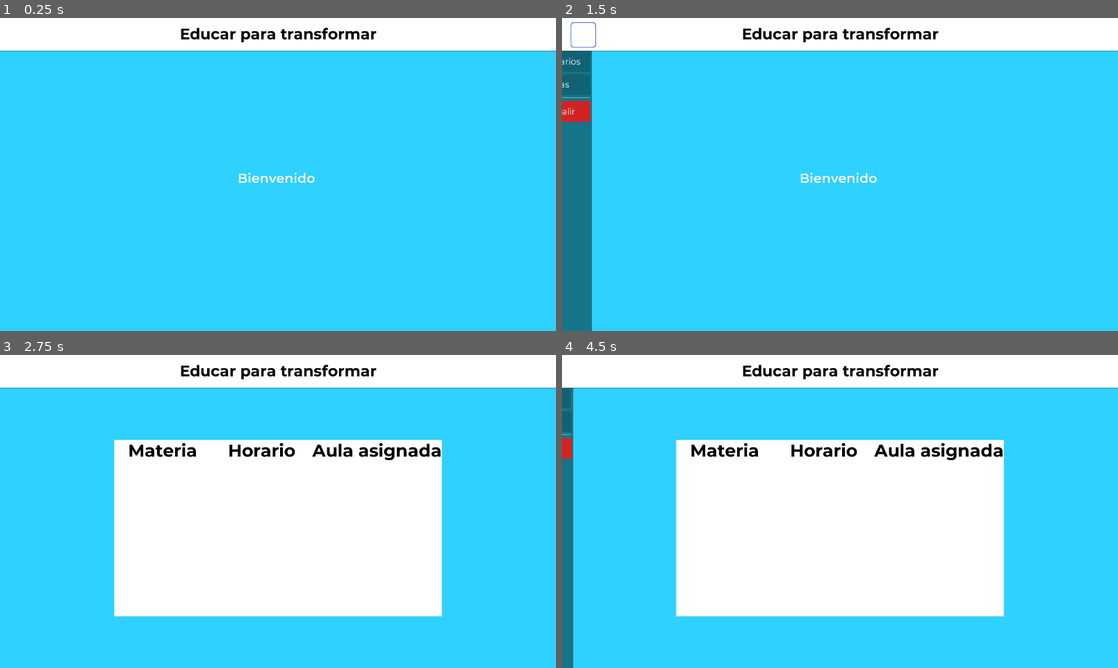
Above: before the commit, frames 1-4 (two rows, left to right).
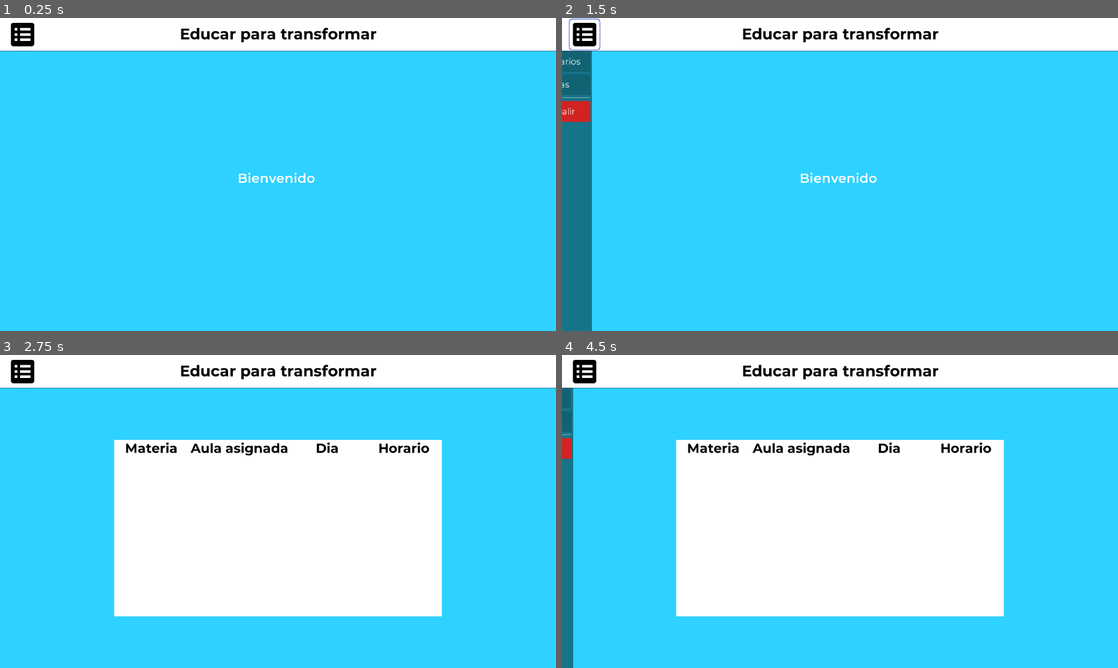
Above: after the commit, the same moments.

Repository: Matias-Barboza/DesktopAppEducarParaTransformar
Game: Godot game, scene res://Pantallas/PantallaEstudiante.tscn
Same seed, same stepped clock (60 frames per second), same inputs: the game is played once before the commit and once after it. This scene is started directly instead of the project's main scene.
Inputs (mouse positions are in pixels of both pictures, inside the frame that each line leads up to):
- Up to frame 1 (0.25 s): no input
- Up to frame 2 (1.5 s): tap Enter at 0.5 s; move the mouse to (840, 190) at 0.52 s; hold Q (abc123) 0.53-1.25 s; click (840, 190) at 0.67 s; click (584, 33) at 1.25 s
- Up to frame 3 (2.75 s): click "Horarios" at 2 s
- Up to frame 4 (4.5 s): tap Space at 2.75, 4.25 s; move the mouse to (840, 527) at 2.77 s; click (840, 527) at 2.85 s; tap Enter at 3.5 s; move the mouse to (895, 442) at 3.52 s; hold Q (abc123) 3.53-4.28 s; click (895, 442) at 3.67 s; move the mouse to (812, 574) at 4.27 s; click (812, 574) at 4.35 s

The runs differ from the first frame. In frame 1, 0.3% of the frame differs, in the area x 1-7%, y 1-10%; in frame 2, 0.4%; in frame 3, 1.6%, in the area x 1-80%, y 1-34%; in frame 4, 1.6%.

Commit message:
Horarios Estudiantes

Diff:
--- a/Contenedores/Tablas/FilaHorario.tscn
+++ b/Contenedores/Tablas/FilaHorario.tscn
@@ -24,7 +24,7 @@
 margin_bottom = 26.0
 
 [node name="1" type="Label" parent="VBoxContainer/HBoxContainer"]
-margin_right = 636.0
+margin_right = 476.0
 margin_bottom = 26.0
 size_flags_horizontal = 3
 custom_colors/font_color = Color( 0, 0, 0, 1 )
@@ -33,8 +33,28 @@
 text = "Materia"
 
 [node name="2" type="Label" parent="VBoxContainer/HBoxContainer"]
-margin_left = 640.0
-margin_right = 1276.0
+margin_left = 480.0
+margin_right = 956.0
+margin_bottom = 26.0
+size_flags_horizontal = 3
+custom_colors/font_color = Color( 0, 0, 0, 1 )
+custom_fonts/font = SubResource( 1 )
+custom_styles/normal = SubResource( 2 )
+text = "Aula asignada"
+
+[node name="3" type="Label" parent="VBoxContainer/HBoxContainer"]
+margin_left = 960.0
+margin_right = 1436.0
+margin_bottom = 26.0
+size_flags_horizontal = 3
+custom_colors/font_color = Color( 0, 0, 0, 1 )
+custom_fonts/font = SubResource( 1 )
+custom_styles/normal = SubResource( 2 )
+text = "Dia"
+
+[node name="4" type="Label" parent="VBoxContainer/HBoxContainer"]
+margin_left = 1440.0
+margin_right = 1917.0
 margin_bottom = 26.0
 size_flags_horizontal = 3
 custom_colors/font_color = Color( 0, 0, 0, 1 )
@@ -42,16 +62,6 @@
 custom_styles/normal = SubResource( 2 )
 text = "Horario"
 
-[node name="3" type="Label" parent="VBoxContainer/HBoxContainer"]
-margin_left = 1280.0
-margin_right = 1917.0
-margin_bottom = 26.0
-size_flags_horizontal = 3
-custom_colors/font_color = Color( 0, 0, 0, 1 )
-custom_fonts/font = SubResource( 1 )
-custom_styles/normal = SubResource( 2 )
-text = "Aula asignada"
-
 [node name="HSeparator" type="HSeparator" parent="VBoxContainer"]
 margin_top = 30.0
 margin_right = 1917.0
--- a/Contenedores/Tablas/TablaHorarios.tscn
+++ b/Contenedores/Tablas/TablaHorarios.tscn
@@ -7,7 +7,7 @@
 bg_color = Color( 1, 1, 1, 1 )
 
 [sub_resource type="DynamicFont" id=1]
-size = 40
+size = 30
 font_data = ExtResource( 1 )
 
 [sub_resource type="StyleBoxFlat" id=3]
@@ -26,16 +26,16 @@
 
 [node name="PanelContainer" type="PanelContainer" parent="VBoxContainer"]
 margin_right = 1920.0
-margin_bottom = 50.0
+margin_bottom = 38.0
 custom_styles/panel = SubResource( 2 )
 
 [node name="HBoxContainer" type="HBoxContainer" parent="VBoxContainer/PanelContainer"]
 margin_right = 1920.0
-margin_bottom = 50.0
+margin_bottom = 38.0
 
 [node name="1" type="Label" parent="VBoxContainer/PanelContainer/HBoxContainer"]
-margin_right = 637.0
-margin_bottom = 50.0
+margin_right = 477.0
+margin_bottom = 38.0
 size_flags_horizontal = 3
 custom_colors/font_color = Color( 0, 0, 0, 1 )
 custom_fonts/font = SubResource( 1 )
@@ -44,9 +44,31 @@
 valign = 1
 
 [node name="2" type="Label" parent="VBoxContainer/PanelContainer/HBoxContainer"]
-margin_left = 641.0
-margin_right = 1278.0
-margin_bottom = 50.0
+margin_left = 481.0
+margin_right = 958.0
+margin_bottom = 38.0
+size_flags_horizontal = 3
+custom_colors/font_color = Color( 0, 0, 0, 1 )
+custom_fonts/font = SubResource( 1 )
+text = "Aula asignada"
+align = 1
+valign = 1
+
+[node name="3" type="Label" parent="VBoxContainer/PanelContainer/HBoxContainer"]
+margin_left = 962.0
+margin_right = 1439.0
+margin_bottom = 38.0
+size_flags_horizontal = 3
+custom_colors/font_color = Color( 0, 0, 0, 1 )
+custom_fonts/font = SubResource( 1 )
+text = "Dia"
+align = 1
+valign = 1
+
+[node name="4" type="Label" parent="VBoxContainer/PanelContainer/HBoxContainer"]
+margin_left = 1443.0
+margin_right = 1920.0
+margin_bottom = 38.0
 size_flags_horizontal = 3
 custom_colors/font_color = Color( 0, 0, 0, 1 )
 custom_fonts/font = SubResource( 1 )
@@ -54,19 +76,8 @@
 align = 1
 valign = 1
 
-[node name="3" type="Label" parent="VBoxContainer/PanelContainer/HBoxContainer"]
-margin_left = 1282.0
-margin_right = 1920.0
-margin_bottom = 50.0
-size_flags_horizontal = 3
-custom_colors/font_color = Color( 0, 0, 0, 1 )
-custom_fonts/font = SubResource( 1 )
-text = "Aula asignada"
-align = 1
-valign = 1
-
 [node name="PanelContainer2" type="PanelContainer" parent="VBoxContainer"]
-margin_top = 50.0
+margin_top = 38.0
 margin_right = 1920.0
 margin_bottom = 1080.0
 size_flags_horizontal = 3
@@ -75,10 +86,10 @@
 
 [node name="ScrollContainer" type="ScrollContainer" parent="VBoxContainer/PanelContainer2"]
 margin_right = 1920.0
-margin_bottom = 1030.0
+margin_bottom = 1042.0
 
 [node name="VBoxContainer" type="VBoxContainer" parent="VBoxContainer/PanelContainer2/ScrollContainer"]
 margin_right = 1920.0
-margin_bottom = 1030.0
+margin_bottom = 1042.0
 size_flags_horizontal = 3
 size_flags_vertical = 3
--- a/Pantallas/Login.gd
+++ b/Pantallas/Login.gd
@@ -46,7 +46,6 @@
 		elif vboxcontainer_datos.rect_position.y == 204 and viene_de_error:
 			animation_player.play("parpadeo_invalido")
 
-		print("error de datos")
 
 
 func _on_ButtonIS_pressed():
@@ -65,8 +64,6 @@
 			animation_player.play("movimiento_error")
 		elif vboxcontainer_datos.rect_position.y == 204:
 			animation_player.play("parpadeo_invalido")
-
-		print("Flaco, tas equivocado")
 
 
 func loginRequest() -> void:
@@ -110,7 +107,7 @@
 		yield(get_tree().create_timer(0.5), "timeout")
 		cambiarEscena()
 	else:
-		print("error de rol")
+		print("Error en la obtencion del rol")
 
 func getRole():
 
@@ -126,14 +123,13 @@
 	elif rol == "Estudiante":
 		get_tree().change_scene_to(escenaEstudiante)
 	else:
-		print("Ni idea pibe")
+		print("Error en la obtencion del rol")
 
 
 func _on_GetFullName_request_completed(_result, response_code, _headers, body):
 
 	if response_code == 200:
 		var json = JSON.parse(body.get_string_from_utf8())
-		print("Re cheto")
 		Globals.nombreCompleto = json.result.firstname + ", " + json.result.lastname
 	else:
-		print("error de nombre")
+		print("Error en la obtencion del nombre")
--- a/Pantallas/PantallaEstudiante.gd
+++ b/Pantallas/PantallaEstudiante.gd
@@ -8,6 +8,7 @@
 var datos_horario = []
 var arreglo_horarios = []
 var endpoint_notas = Globals.URL + "/api/notes/student/" + str(Globals.userId)
+var endpoint_horario = Globals.URL + "/api/students/classes/" + str(Globals.userId)
 
 
 onready var panel_bienvenida = $PanelBienvenida
@@ -18,13 +19,13 @@
 onready var animation_player = $AnimationPlayer
 onready var label_bienvenida = $PanelBienvenida/LabelBienvenida
 onready var http_request = $HTTPRequestNotas
-#onready var http_request_horarios = $HTTPRequestHorarios
+onready var http_request_horarios = $HTTPRequestHorarios
 
 
 func _ready():
 
 	http_request.request(endpoint_notas)
-	#http_request_horarios.request()
+	http_request_horarios.request(endpoint_horario)
 
 
 	panel_bienvenida.visible = true
@@ -85,10 +86,10 @@
 		var json = JSON.parse(body.get_string_from_utf8())
 		for nota in json.result:
 			datos_materia.insert(0, nota["class_name"])
-			datos_materia.insert(1, nota.numeric_note)
-			datos_materia.insert(2, "1")
-			datos_materia.insert(3, "1")
-			datos_materia.insert(4, "1")
+			datos_materia.insert(1, nota.numeric_note_1)
+			datos_materia.insert(2, nota.numeric_note_2)
+			datos_materia.insert(3, nota.numeric_note_3)
+			datos_materia.insert(4, (nota.numeric_note_1 + nota.numeric_note_2 + nota.numeric_note_3) / 3)
 			arreglo_materias.append(datos_materia)
 			datos_materia= []
 
@@ -97,17 +98,38 @@
 		print("error")
 
 
-#func _on_HTTPRequestHorarios_request_completed(result, response_code, headers, body):
-#
-#	if response_code == 200:
-#		var json = JSON.parse(body.get_string_from_utf8())
-#		for horario in json.result:
-#
-#
-#		tabla_horarios.set_data(arreglo_horarios)
-#	else:
-#		print("error")
+func _on_HTTPRequestHorarios_request_completed(result, response_code, headers, body):
 
+	if response_code == 200:
+		var json = JSON.parse(body.get_string_from_utf8())
+		for materia in json.result:
+			for horario in materia.schedules:
+				datos_horario.insert(0, materia["class_name"])
+				datos_horario.insert(1, materia["classroom"]["room_type"])
+				datos_horario.insert(2, convertir_dia_a_espanol(horario["day"]))
+				datos_horario.insert(3, horario["startingTime"] + " - " + horario["endTime"])
+				arreglo_horarios.append(datos_horario)
+				datos_horario = []
+		print(arreglo_horarios)
+		tabla_horarios.set_data(arreglo_horarios)
+	else:
+		print("error")
+
+func convertir_dia_a_espanol(dia_en_ingles: String) -> String:
+	var dias = {
+		"MONDAY": "Lunes",
+		"TUESDAY": "Martes",
+		"WEDNESDAY": "Miércoles",
+		"THURSDAY": "Jueves",
+		"FRIDAY": "Viernes",
+		"SATURDAY": "Sábado",
+		"SUNDAY": "Domingo"
+	}
+
+	if dias.has(dia_en_ingles):
+		return dias[dia_en_ingles]
+	else:
+		return "Día no válido"
 
 func _on_ButtonSalir_pressed():
 
--- a/Pantallas/PantallaEstudiante.tscn
+++ b/Pantallas/PantallaEstudiante.tscn
@@ -1,6 +1,6 @@
 [gd_scene load_steps=34 format=2]
 
-[ext_resource path="res://Recursos/Iconos/bxs-spreadsheet-icon2.png" type="Texture" id=1]
+[ext_resource path="res://Recursos/Iconos/bxs-spreadsheet-icon1.png" type="Texture" id=1]
 [ext_resource path="res://Pantallas/PantallaEstudiante.gd" type="Script" id=2]
 [ext_resource path="res://Recursos/Montserrat-Bold.ttf" type="DynamicFontData" id=3]
 [ext_resource path="res://Recursos/Montserrat-SemiBold.ttf" type="DynamicFontData" id=4]
@@ -174,10 +174,10 @@
 custom_styles/panel = SubResource( 4 )
 
 [node name="ButtonMenuDesplegable" type="Button" parent="PanelSuperior"]
-margin_left = 20.0
-margin_top = 10.0
-margin_right = 78.0
-margin_bottom = 68.0
+margin_left = 16.0
+margin_top = 2.0
+margin_right = 88.0
+margin_bottom = 74.0
 custom_styles/hover = SubResource( 3 )
 custom_styles/pressed = SubResource( 1 )
 custom_styles/normal = SubResource( 2 )
@@ -238,6 +238,7 @@
 margin_bottom = -119.0
 
 [node name="PanelNotas" type="Panel" parent="."]
+visible = false
 anchor_right = 1.0
 anchor_bottom = 1.0
 margin_top = 76.0
